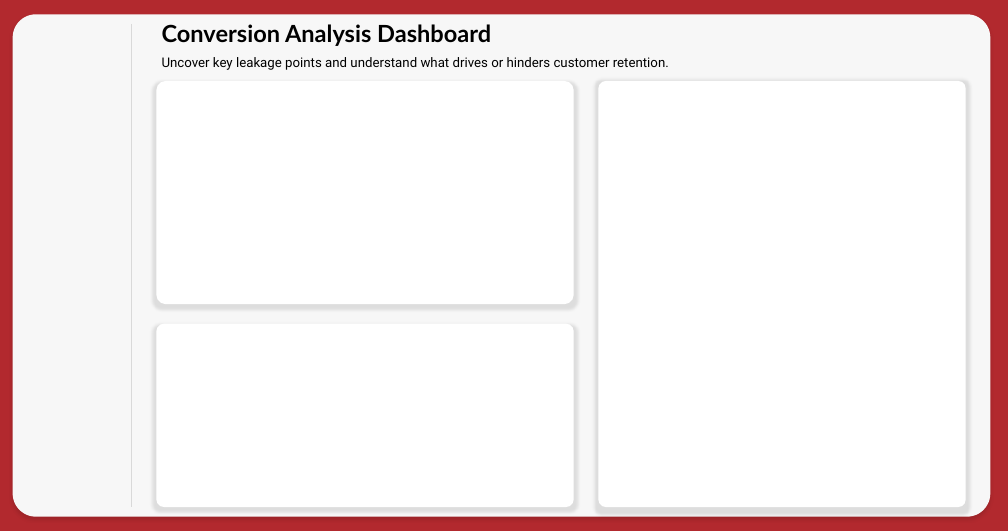
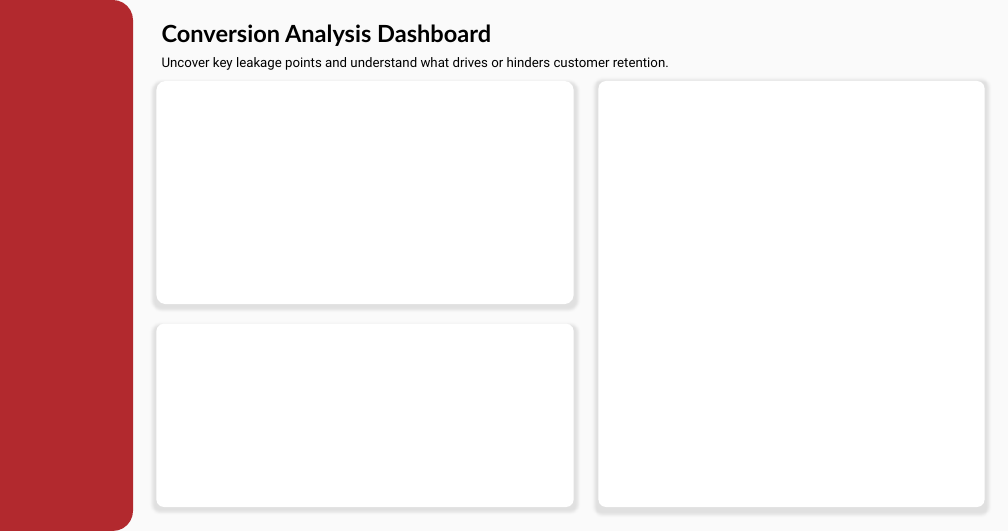
Before and after one commit to Truong2003-tqd/Highlands-Customer-Analysis, a slide deck: slide 3 of Power BI Report/Dashboard Layout.pptx. Drawn at 1008x531 pixels with LibreOffice and Linux fonts; fonts in the diff are those of the drawing. Boxes give left, top, right and bottom in pixels: in the first picture for what was removed or moved away, otherwise in the second. Text is boxed around its words. In the diff, an @@ line names an element or a change of style, - is before the commit and + after.

```diff
--- a/Power BI Report/Dashboard Layout.pptx
+++ b/Power BI Report/Dashboard Layout.pptx
@@ background #B2292E to #F7F7F7 at 50% opacity @@
@@ round same rect added at (0, 0, 133, 531), fill #B2292E @@
@@ rounded rectangle removed at (13, 14, 990, 516) @@
@@ line removed from (132, 24) to (132, 507) @@
@@ rounded rectangle: place and size @@
-rounded rectangle at (598, 81, 966, 507)
+rounded rectangle at (598, 81, 985, 507)
```
Also in this commit, not shown: 3 other slides changed, 5 other files.
